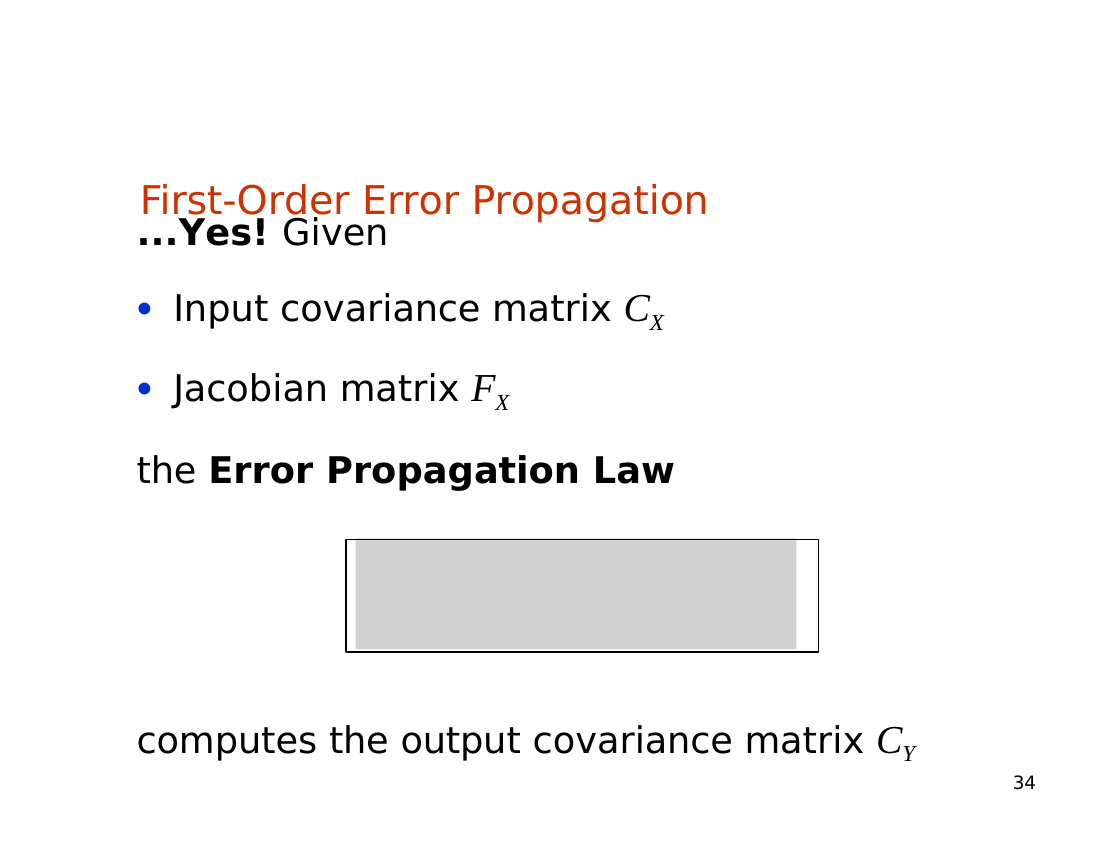
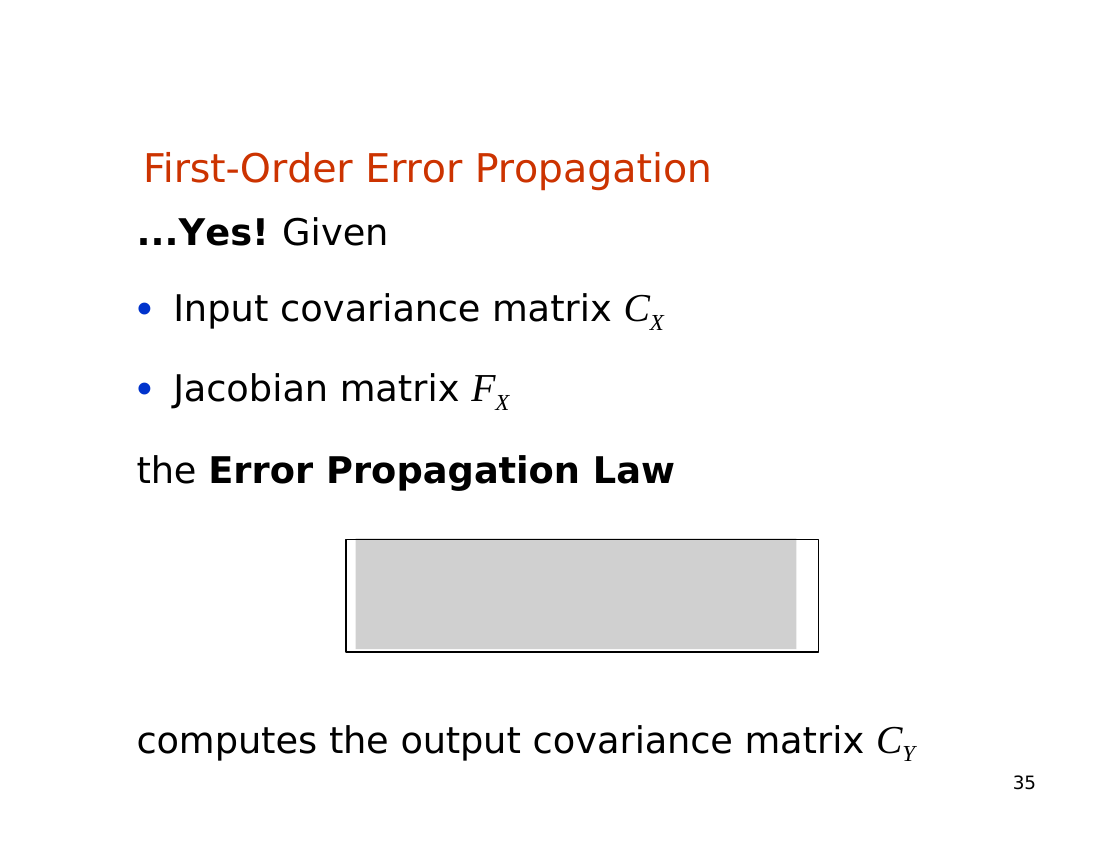
Before and after one commit to amitrokh/CMSC498F, a slide deck: slide 35 of lectures/week_10/Kalman-filtering.pptx (slide 34 before the commit). Drawn at 1120x865 pixels with LibreOffice and Linux fonts; fonts in the diff are those of the drawing; grey boxes stand for pictures. Boxes give left, top, right and bottom in pixels: in the first picture for what was removed or moved away, otherwise in the second. Text is boxed around its words. In the diff, an @@ line names an element or a change of style, - is before the commit and + after.

```diff
--- a/lectures/week_10/Kalman-filtering.pptx
+++ b/lectures/week_10/Kalman-filtering.pptx
@@ title "First-Order Error Propagation": place and size @@
-title "First-Order Error Propagation" at <box>140,184,709,222</box>
+title "First-Order Error Propagation" at <box>143,152,712,191</box>
@@ page number at <box>1013,775,1036,790</box>: text changed @@
-34
+35
```
Also in this commit, not shown: 14 other slides changed, 1 slide added.
